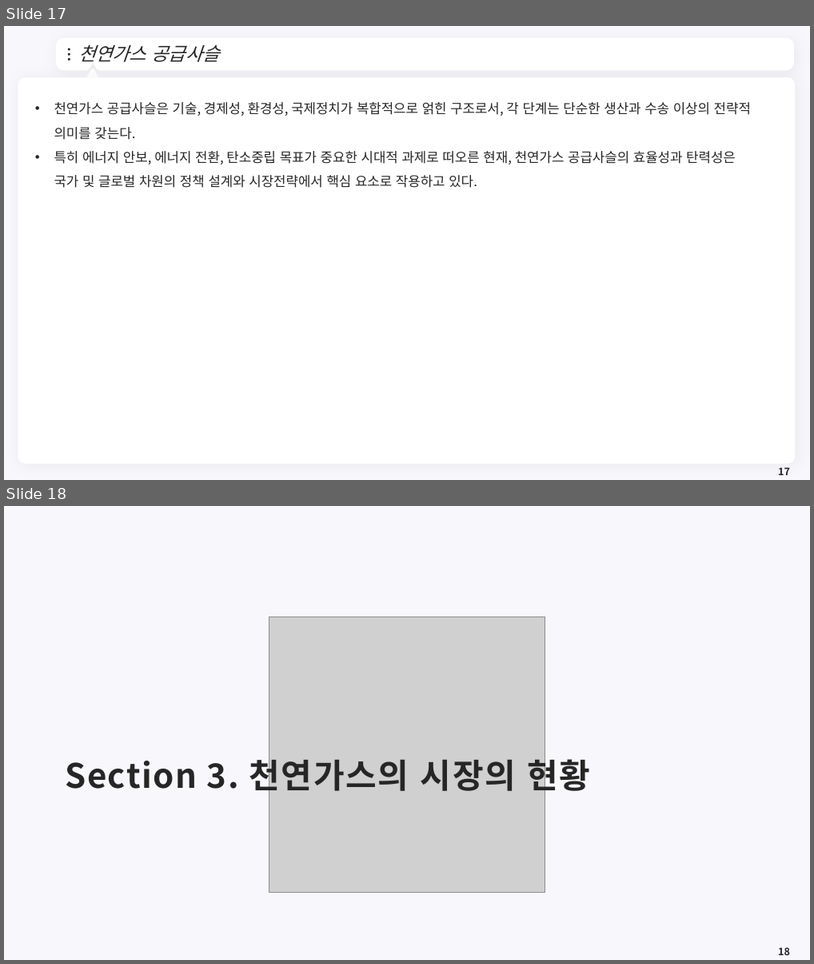
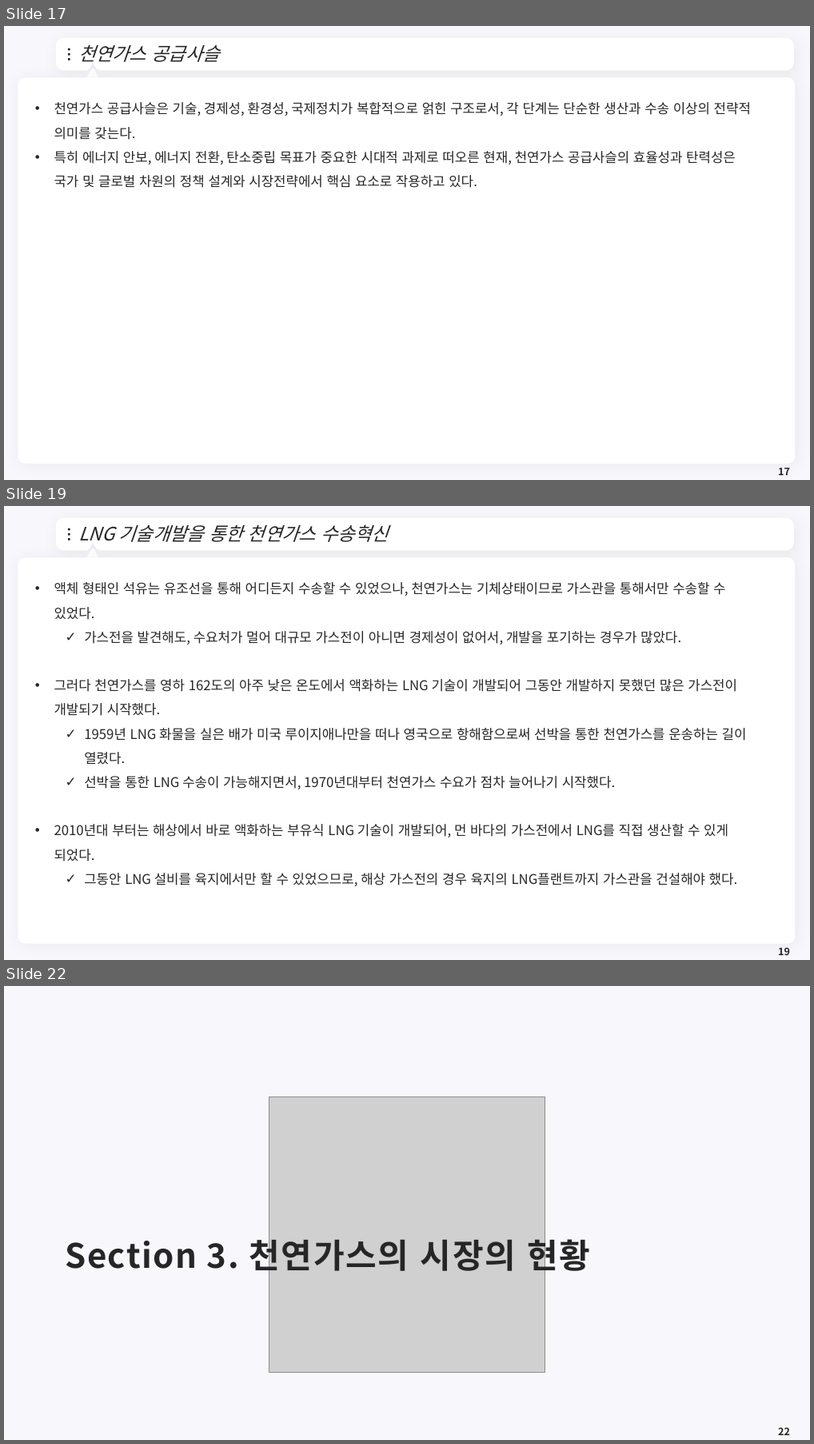
Before and after one commit to meandthey/Teaching, a slide deck: 에너지경제학/자원에너지경제학_Chapter_4 (가스).pptx. Shown one above the other, each under a label of ours: slides 17 and 18 before the commit, slides 17, 19 and 22 after it; the slides between them are not shown. The pictures are 814x964 and 814x1444 pixels, drawn with LibreOffice and Linux fonts; fonts in the diff are those of the drawing; grey boxes stand for pictures; background and template pictures are left out. Boxes give left, top, right and bottom in pixels: in the first picture for what was removed or moved away, otherwise in the second. Text is boxed around its words. In the diff, an @@ line names an element or a change of style, - is before the commit and + after.

```diff
--- a/에너지경제학/자원에너지경제학_Chapter_4 (가스).pptx
+++ b/에너지경제학/자원에너지경제학_Chapter_4 (가스).pptx
@@ slide 19 added at <box>4,506,810,960</box>, background #F8F7FC; not listed: 7 template elements that a slide beside it also shows @@
@@ title added at <box>78,524,389,542</box>, 22 pt, text #262626, italic @@
+LNG 기술개발을 통한 천연가스 수송혁신
@@ text added at <box>54,582,747,886</box>, 16 pt, text #262626 @@
+• 액체 형태인 석유는 유조선을 통해 어디든지 수송할 수 있었으나, 천연가스는 기체상태이므로 가스관을 통해서만 수송할 수 있었다.
+  ✓ 가스전을 발견해도, 수요처가 멀어 대규모 가스전이 아니면 경제성이 없어서, 개발을 포기하는 경우가 많았다.
+• 그러다 천연가스를 영하 162도의 아주 낮은 온도에서 액화하는 LNG 기술이 개발되어 그동안 개발하지 못했던 많은 가스전이 개발되기 시작했다.
+  ✓ 1959년 LNG 화물을 실은 배가 미국 루이지애나만을 떠나 영국으로 항해함으로써 선박을 통한 천연가스를 운송하는 길이 열렸다.
+  ✓ 선박을 통한 LNG 수송이 가능해지면서, 1970년대부터 천연가스 수요가 점차 늘어나기 시작했다.
+• 2010년대 부터는 해상에서 바로 액화하는 부유식 LNG 기술이 개발되어, 먼 바다의 가스전에서 LNG를 직접 생산할 수 있게 되었다.
+  ✓ 그동안 LNG 설비를 육지에서만 할 수 있었으므로, 해상 가스전의 경우 육지의 LNG플랜트까지 가스관을 건설해야 했다.
@@ page number added at <box>778,947,790,955</box>, 12 pt, text #262626, bold @@
+19
@@ what was slide 18 is now slide 22 @@
@@ page number at <box>778,1427,790,1435</box>: text changed @@
-18
+22
```
Also in this commit, not shown: 3 other slides added, 5 other files.
